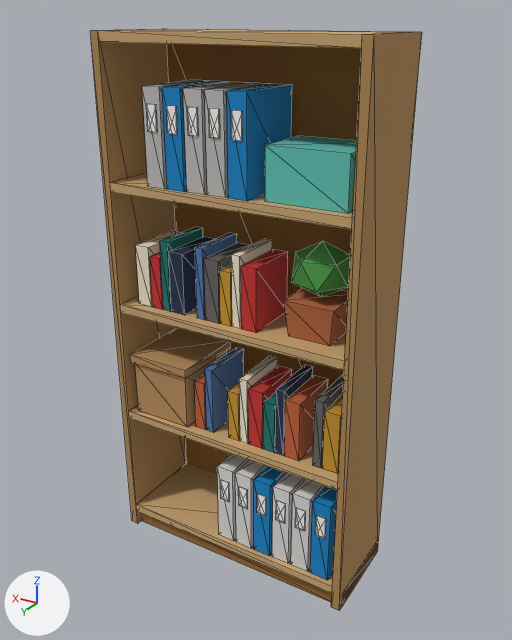
Before and after pictures for a commit that changed the glTF model art/.cache/raw/props/shelf_open_01.glb.
One viewpoint serves both versions: a 50 mm camera at (-1.143, 1.869, 1.843) aimed at (-0.015, -0.011, 0.903). The axes (+X, +Y, +Z) are drawn at lower left. The lights are the same throughout. The picture after the commit comes second. Mesh edges are drawn as thin lines. Where no turn or scale is listed for an object, it has been applied to the vertices. Vertices at exactly the same position are counted once.

The first picture shows 'shelf_open_01_mesh'.
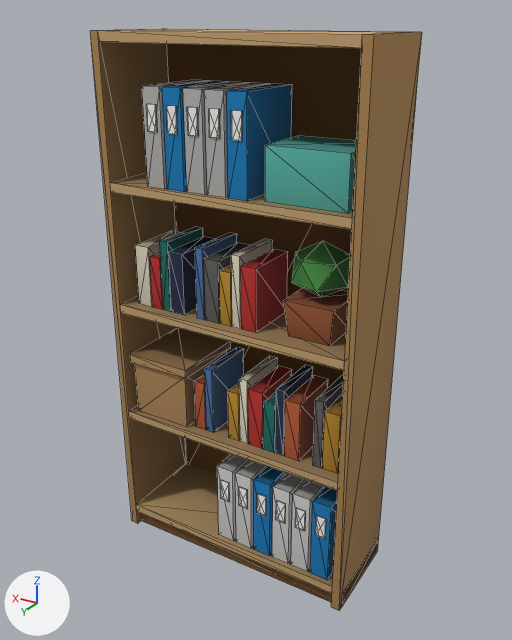
Location of each change, (x1, y1, x2, y2) in pixels of the pictures (512 x 640 px; the box of a moved part takes in the faces that stretch with it):
'shelf_open_01_mesh', recoloured, surface changed
    both: (97, 39, 420, 611)
part 1 of me_shelf_open_01_mesh, moved or reshaped
    both: (121, 32, 422, 610)

Edits to the bpy script that builds the scene:
```text
Change mat_m_palette:
    add n4 = _N.new('ShaderNodeMix'); n4.name = 'Mix'
    add n4.data_type = 'RGBA'
    add n4.blend_type = 'MULTIPLY'
    add n4.inputs[0].default_value = 1.0  # 'Factor'
    add n5 = _N.new('ShaderNodeVertexColor'); n5.name = 'Color Attribute'
    where n2 = _N.new('ShaderNodeTexImage'); n2.name = 'Image Texture'
    where n0 = _N.new('ShaderNodeBsdfPrincipled'); n0.name = 'Principled BSDF'
    remove _L.new(n2.outputs[0], n0.inputs[0])  # 'Color' to 'Base Color'
    add _L.new(n4.outputs[2], n0.inputs[0])  # 'Result' to 'Base Color'
    add _L.new(n5.outputs[0], n4.inputs[7])  # 'Color' to 'B'
    add _L.new(n2.outputs[0], n4.inputs[6])  # 'Color' to 'A'
Change me_shelf_open_01_mesh:
    where me_shelf_open_01_mesh.from_pydata(...)  # 438 vertices, 668 faces; spans x -0.45..0.45, y -0.17..0.17, z 0.0..1.8
    used by ob_shelf_open_01_mesh; location = (0.0, 0.0, 0.0)
    me_shelf_open_01_mesh part 1
    60 faces are deleted
    60 new faces join them
```
